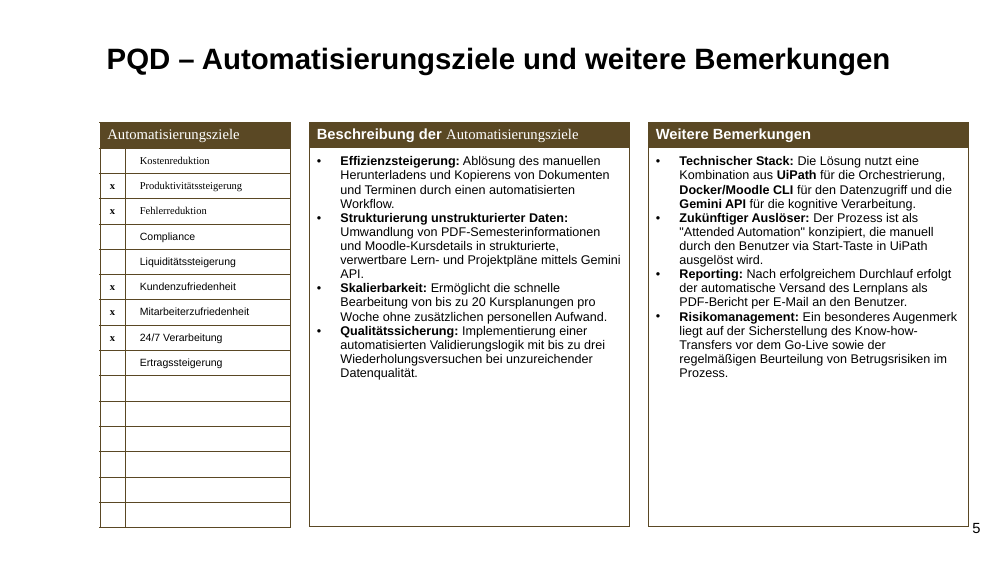
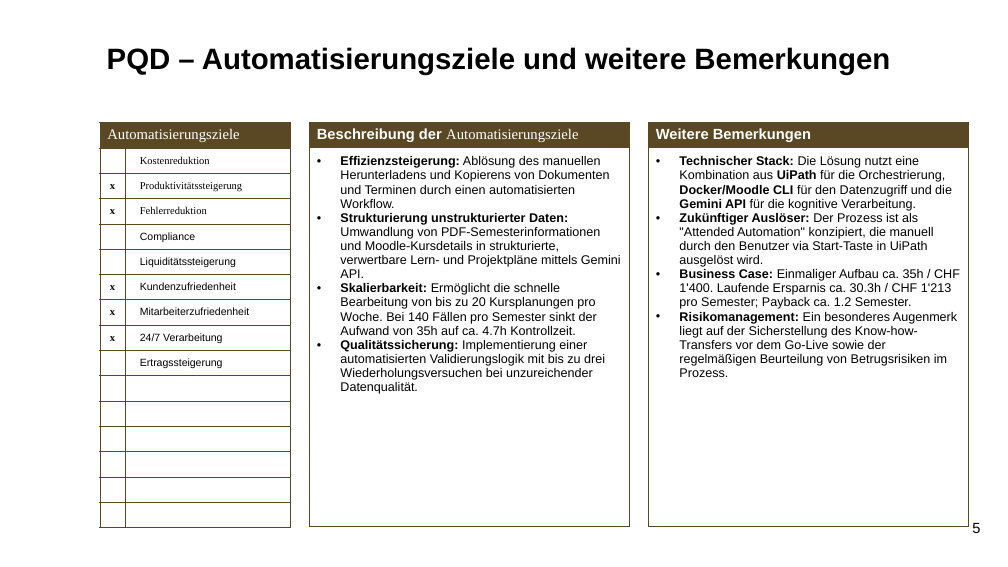
Before and after one commit to DotNaos/fs26--robotic-process-automation, a slide deck: slide 6 of unterlagen/FHGR_PQD_Moodle Scraping.pptx. Drawn at 1008x567 pixels with LibreOffice and Linux fonts; fonts in the diff are those of the drawing; background and template pictures are left out. Boxes give left, top, right and bottom in pixels: in the first picture for what was removed or moved away, otherwise in the second. Text is boxed around its words. In the diff, an @@ line names an element or a change of style, - is before the commit and + after.

Commit message:
Add business case to report and presentations

```diff
--- a/unterlagen/FHGR_PQD_Moodle Scraping.pptx
+++ b/unterlagen/FHGR_PQD_Moodle Scraping.pptx
@@ table at (309,123,629,528) @@
-row 2, column 1: Effizienzsteigerung: Ablösung des manuellen Herunterladens und Kopierens von Dokumenten und Terminen durch einen automatisierten Workflow. / Strukturierung unstrukturierter Daten: Umwandlung von PDF-Semesterinformationen und Moodle-Kursdetails in strukturierte, verwertbare Lern- und Projektpläne mittels Gemini API. / Skalierbarkeit: Ermöglicht die schnelle Bearbeitung von bis zu 20 Kursplanungen pro Woche ohne zusätzlichen personellen Aufwand. / Qualitätssicherung: Implementierung einer automatisierten Validierungslogik mit bis zu drei Wiederholungsversuchen bei unzureichender Datenqualität.
+row 2, column 1: Effizienzsteigerung: Ablösung des manuellen Herunterladens und Kopierens von Dokumenten und Terminen durch einen automatisierten Workflow. / Strukturierung unstrukturierter Daten: Umwandlung von PDF-Semesterinformationen und Moodle-Kursdetails in strukturierte, verwertbare Lern- und Projektpläne mittels Gemini API. / Skalierbarkeit: Ermöglicht die schnelle Bearbeitung von bis zu 20 Kursplanungen pro Woche. Bei 140 Fällen pro Semester sinkt der Aufwand von 35h auf ca. 4.7h Kontrollzeit. / Qualitätssicherung: Implementierung einer automatisierten Validierungslogik mit bis zu drei Wiederholungsversuchen bei unzureichender Datenqualität.
@@ table at (649,123,969,528) @@
@@ row 2, column 1: "Technischer Stack: Die Lösung nutzt eine Kombination aus UiPath für die Orchestrierung, Docker/Moodle CLI für den Datenzugriff und die Gemini API für die kognitive Verarbeitung. / Zukünftiger Auslöser: Der Prozess ist als "Attended Automation" konzipiert, die manuell durch den Benutzer via Start-Taste in UiPath ausgelöst wird. / Reporting: Nach erfolgreichem Durchlauf erfolgt der automatische Versand des Lernplans als PDF-Bericht per E-Mail an den Benutzer. / Risikomanagement: Ein besonderes Augenmerk liegt auf der Sicherstellung des Know-how-Transfers vor dem Go-Live sowie der regelmäßigen Beurteilung von Betrugsrisiken im Prozess." to "Technischer Stack: Die Lösung nutzt eine Kombination aus UiPath für die Orchestrierung, Docker/Moodle CLI für den Datenzugriff und die Gemini API für die kognitive Verarbeitung. / Zukünftiger Auslöser: Der Prozess ist als "Attended Automation" konzipiert, die manuell durch den Benutzer via Start-Taste in UiPath ausgelöst wird. / Business Case: Einmaliger Aufbau ca. 35h / CHF 1'400. Laufende Ersparnis ca. 30.3h / CHF 1'213 pro Semester; Payback ca. 1.2 Semester. / Risikomanagement: Ein besonderes Augenmerk liegt auf der Sicherstellung des Know-how-Transfers vor dem Go-Live sowie der regelmäßigen Beurteilung von Betrugsrisiken im Prozess." @@
```
Also in this commit, not shown: 2 other slides changed, 4 other files.
